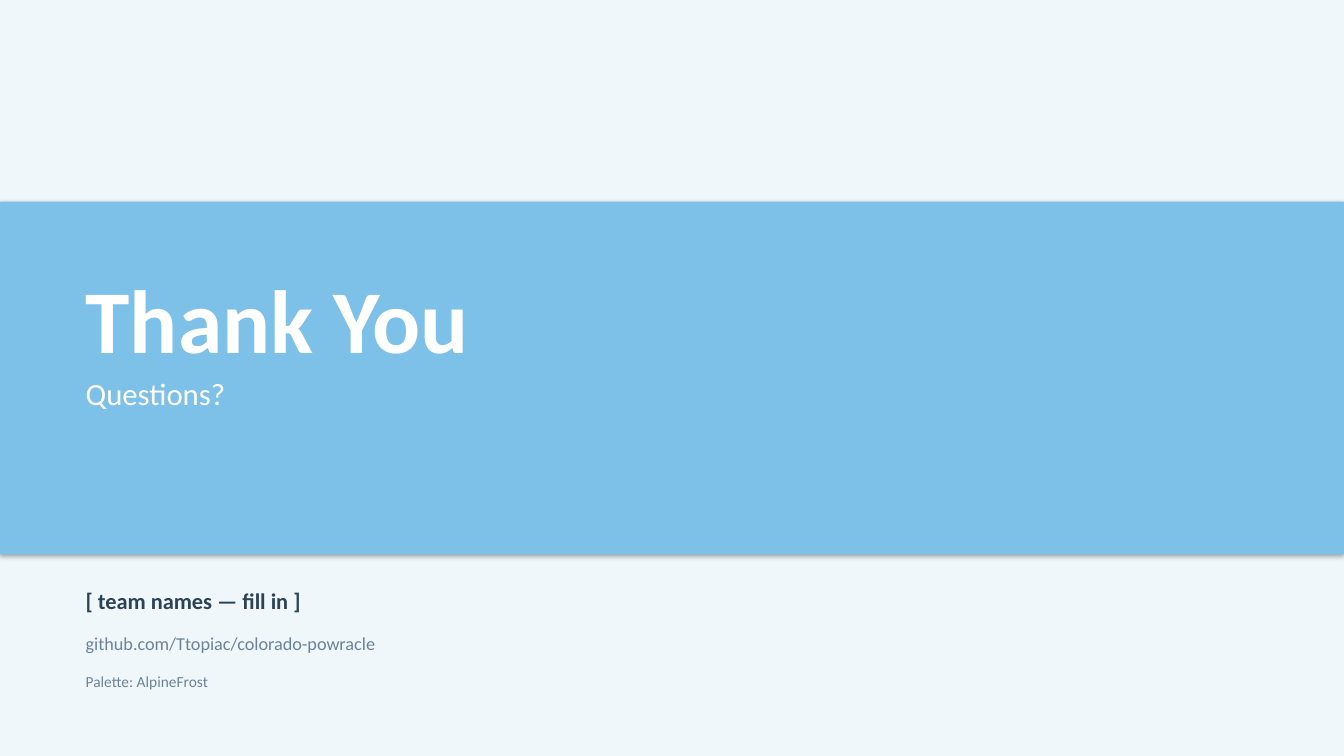
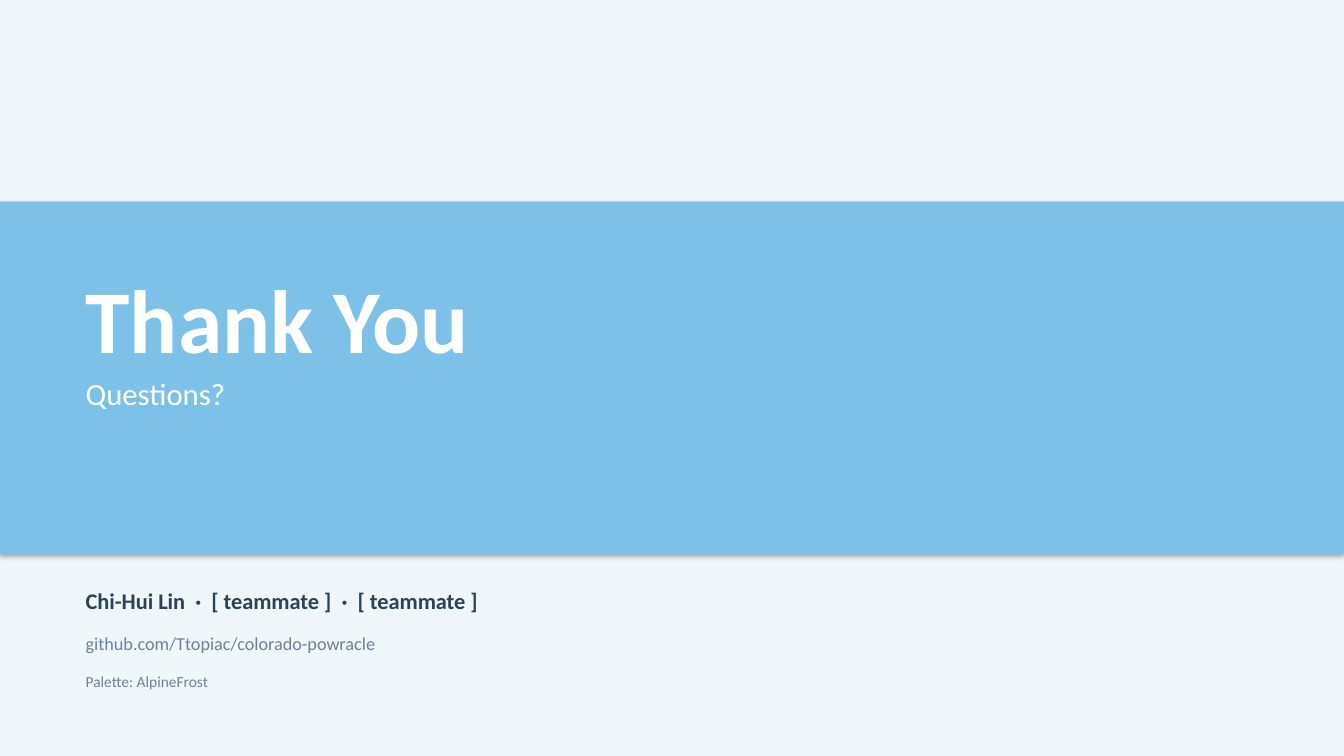
Before and after one commit to Ttopiac/colorado-powracle, a slide deck: slide 16 of slides/Colorado_Powracle_AlpineFrost.pptx. Drawn at 1344x756 pixels with LibreOffice and Linux fonts; fonts in the diff are those of the drawing. Boxes give left, top, right and bottom in pixels: in the first picture for what was removed or moved away, otherwise in the second. Text is boxed around its words. In the diff, an @@ line names an element or a change of style, - is before the commit and + after.

Commit message:
Slides 1 and 16: add Chi-Hui Lin in first position, leave teammate slots

```diff
--- a/slides/Colorado_Powracle_AlpineFrost.pptx
+++ b/slides/Colorado_Powracle_AlpineFrost.pptx
@@ text at bbox=[86, 593, 466, 609]: text changed @@
-[ team names — fill in ]
+Chi-Hui Lin · [ teammate ] · [ teammate ]
```
Also in this commit, not shown: 1 other slide changed, 1 other file.
